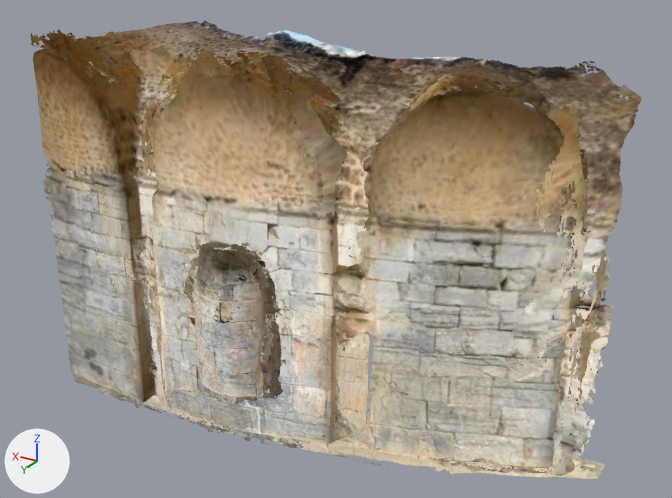
Renders of the glTF model docs/assets/models/niche-wall-water-temple-zaghouan.glb from each side of a commit.
Both versions are drawn from a 50 mm lens placed at (-6.47, 11.45, 9.25), pointed at (0.53, -0.22, 3.42). The axes (+X, +Y, +Z) are drawn at lower left. The lights are the same throughout. The picture after the commit comes second. Where no turn or scale is listed for an object, it has been applied to the vertices. Vertices at exactly the same position are counted once.

Before the edit, the objects in view are built like this:
```python
mat_main = bpy.data.materials.new('main')
mat_main.use_nodes = True; mat_main.node_tree.nodes.clear()
_N = mat_main.node_tree.nodes; _L = mat_main.node_tree.links
n0 = _N.new('ShaderNodeEmission'); n0.name = 'Emission'
n1 = _N.new('ShaderNodeLightPath'); n1.name = 'Light Path'
n2 = _N.new('ShaderNodeBsdfTransparent'); n2.name = 'Transparent BSDF'
n3 = _N.new('ShaderNodeMixShader'); n3.name = 'Mix Shader'
n4 = _N.new('ShaderNodeOutputMaterial'); n4.name = 'Material Output'
n5 = _N.new('ShaderNodeTexImage'); n5.name = 'Image Texture'
n5.image = img_image_0
_L.new(n1.outputs[0], n3.inputs[0])  # 'Is Camera Ray' to 'Factor'
_L.new(n2.outputs[0], n3.inputs[1])  # 'BSDF' to 'Shader'
_L.new(n0.outputs[0], n3.inputs[2])  # 'Emission' to 'Shader'
_L.new(n3.outputs[0], n4.inputs[0])  # 'Shader' to 'Surface'
_L.new(n5.outputs[0], n0.inputs[0])  # 'Color' to 'Color'
me_object_0 = bpy.data.meshes.new('Object_0')
me_object_0.from_pydata(...)  # 91518 vertices, 149568 faces; spans x -4.36..4.36, y -2.14..2.14, z -3.33..3.33
me_object_0.materials.append(mat_main)
ob_object_2 = bpy.data.objects.new('Object_2', me_object_0)
ob_object_2.location = (0.6, -0.14, 3.36)
```
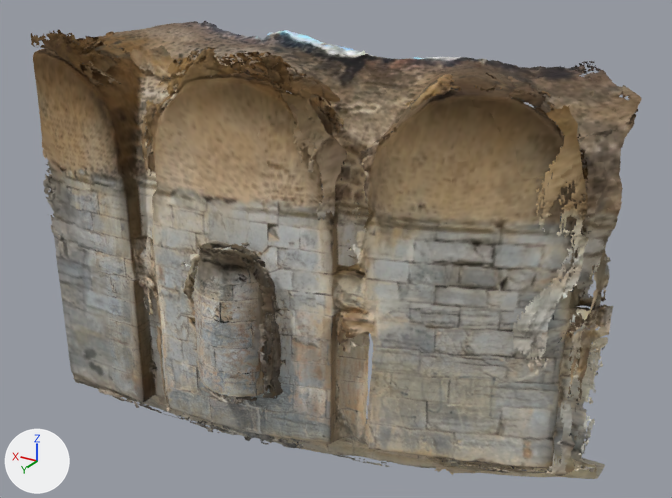
Where the newer file only moved an object's origin or applied its transform, the numbers keep the older frame.

The change, as a list of edits to the scene's bpy script:
```text
Add img_scaniverse:
    img_scaniverse = load_image('Scaniverse', '_unpacked/Scaniverse', 4096, 4096, 'sRGB')
Change mat_main:
    remove # nodes: BsdfTransparent, Emission, LightPath, MixShader, OutputMaterial, TexImage
    remove # uses the picture img_image_0
    nodes: BsdfPrincipled, OutputMaterial, TexImage
    uses the picture img_scaniverse
Change me_object_0:
    used by ob_object_2; location = (0.6, -0.14, 3.36)
    remove me_object_0.from_pydata(...)  # 91518 vertices, 149568 faces; spans x -4.36..4.36, y -2.14..2.14, z -3.33..3.33
    add me_object_0.from_pydata(...)  # 91520 vertices, 149568 faces; spans x -4.36..4.36, y -2.14..2.14, z -3.33..3.33
    me_object_0 part 1: 906 vertices moved within x -4.36..4.36, y -2.14..2.11, z -3.33..3.33; 2 vertices added at x 0.45..0.46, y 2.11, z -1.75
```

Boxes [x1, y1, x2, y2] around the edits, measured in the pictures (672 x 498 px; the box of a moved part takes in the faces that stretch with it):
'Object_2', surface changed (darker): [31, 26, 638, 479] in both
part 1 of me_object_0, moved or reshaped: [50, 23, 632, 472] in both
